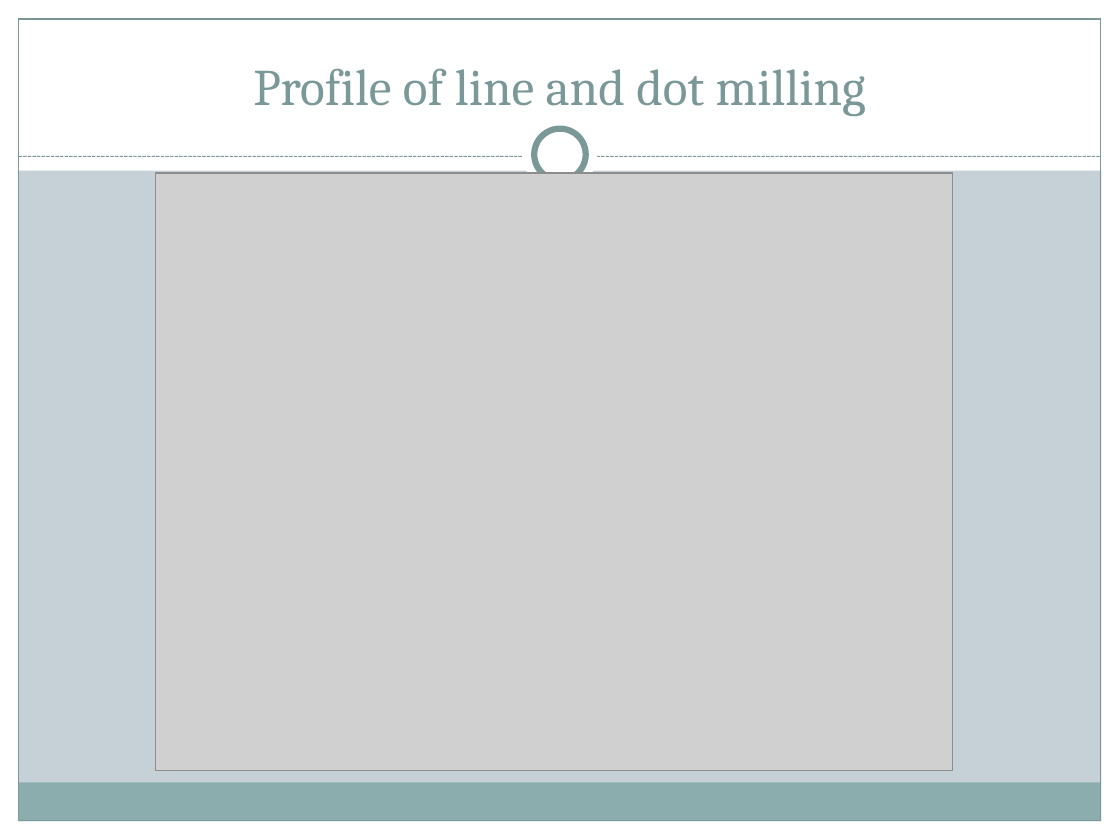
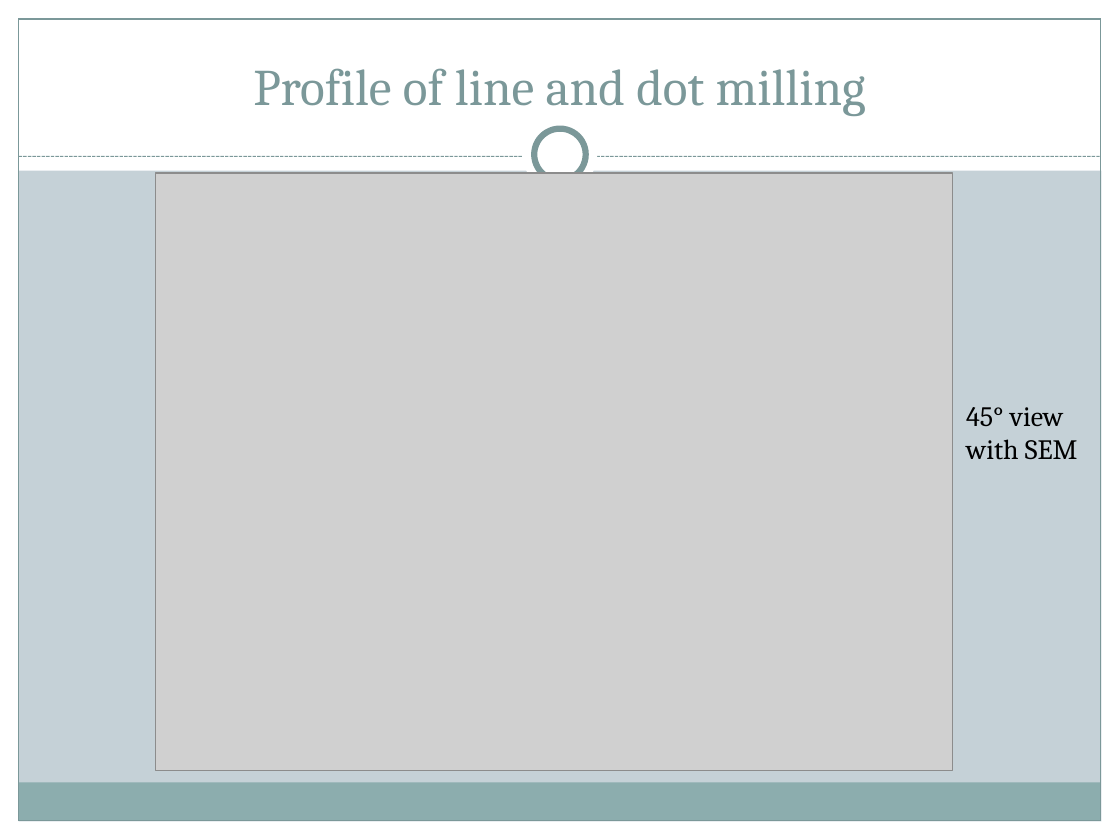
Before and after one commit to AdrienMau/Australie, a slide deck: slide 3 of Presentation/26juillet/Presentation-StageSwinburne-27Juillet.pptx. Drawn at 1120x840 pixels with LibreOffice and Linux fonts; fonts in the diff are those of the drawing; grey boxes stand for pictures. Boxes give left, top, right and bottom in pixels: in the first picture for what was removed or moved away, otherwise in the second. Text is boxed around its words. In the diff, an @@ line names an element or a change of style, - is before the commit and + after.

```diff
--- a/Presentation/26juillet/Presentation-StageSwinburne-27Juillet.pptx
+++ b/Presentation/26juillet/Presentation-StageSwinburne-27Juillet.pptx
@@ text added at (966, 407, 1078, 460), 18 pt, text #000000 @@
+45° view
+with SEM
```
Also in this commit, not shown: 1 other slide changed, 34 other files.
